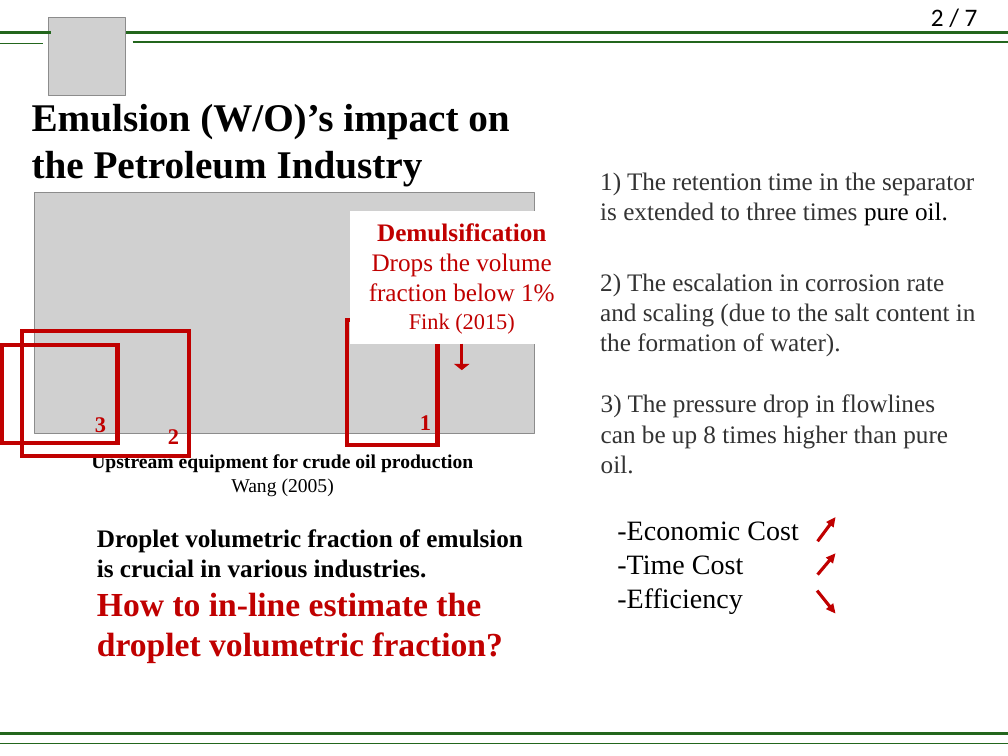
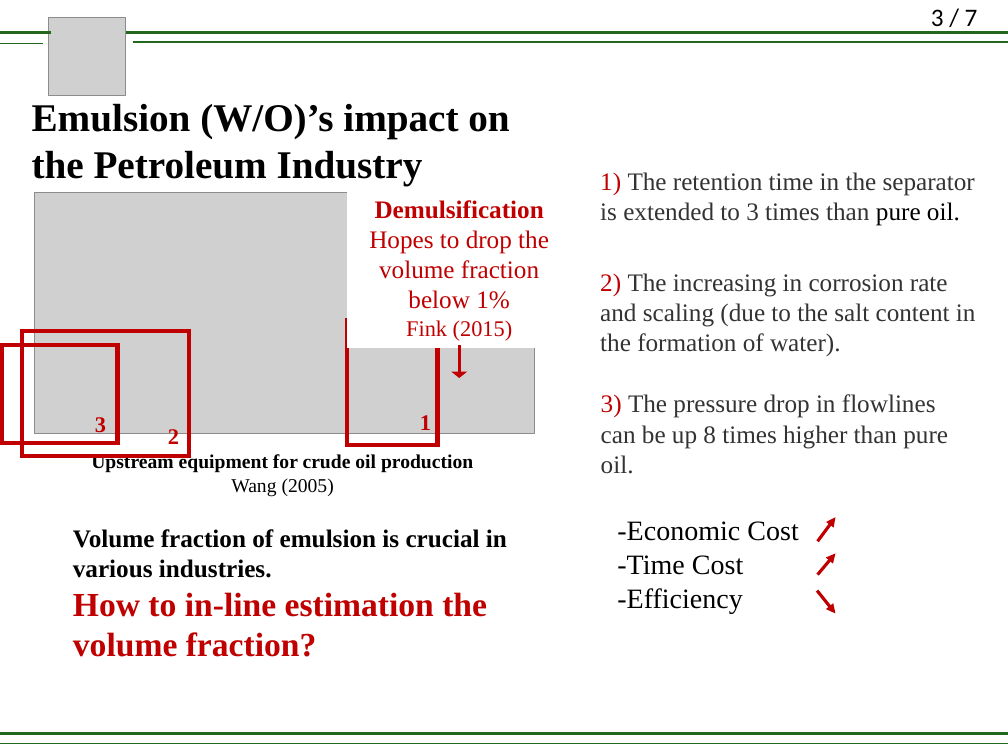
Before and after one commit to lirifuzui/UVPReader, a slide deck: slide 3 of RM_01.pptx (slide 2 before the commit). Drawn at 1008x756 pixels with LibreOffice and Linux fonts; fonts in the diff are those of the drawing; grey boxes stand for pictures. Boxes give left, top, right and bottom in pixels: in the first picture for what was removed or moved away, otherwise in the second. Text is boxed around its words. In the diff, an @@ line names an element or a change of style, - is before the commit and + after.

```diff
--- a/RM_01.pptx
+++ b/RM_01.pptx
@@ page number at [931,9,978,32]: text changed @@
-2 / 7
+3 / 7
@@ text at [600,172,975,226]: text changed @@
-1) The retention time in the separator is extended to three times pure oil.
+1) The retention time in the separator is extended to 3 times than pure oil.
@@ rectangle "Demulsification": place and size @@
-rectangle "Demulsification" at [351,212,574,344]
+rectangle "Demulsification" at [348,188,571,348]
@@ text in rectangle at [369,230,549,309]: text changed @@
-Drops the volume fraction below 1%
+Hopes to drop the volume fraction below 1%
@@ text at [600,273,976,356]: text changed @@
-2) The escalation in corrosion rate and scaling (due to the salt content in the formation of water).
+2) The increasing in corrosion rate and scaling (due to the salt content in the formation of water).
@@ arrow moved from (462, 344) - (462, 370) to (460, 345) - (460, 378) @@
@@ text "3) The pressure drop in ..." at [601,394,948,474]: text colour #333333 to #C00000 in "3)" @@
@@ text at [73,529,507,657]: text changed @@
-Droplet volumetric fraction of emulsion is crucial in various industries.
-How to in-line estimate the droplet volumetric fraction?
+Volume fraction of emulsion is crucial in various industries.
+How to in-line estimation the volume fraction?
```
Also in this commit, not shown: 2 other slides changed, 8 slides added, 7 slides removed, 10 other files.
